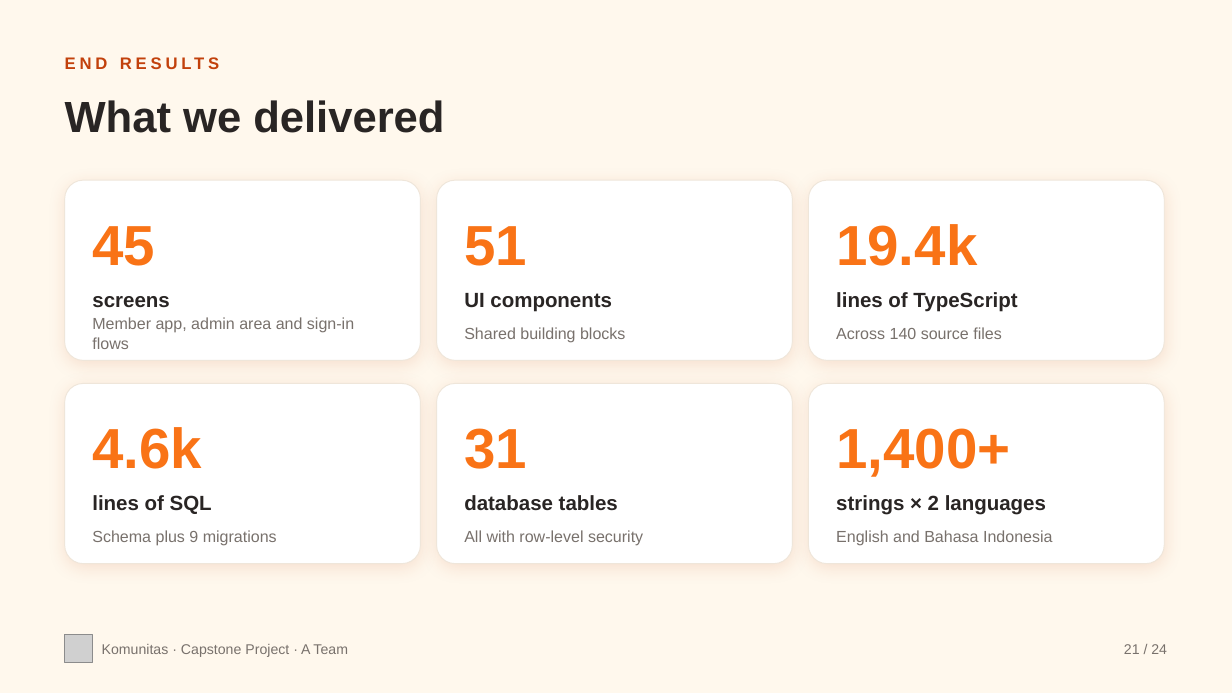
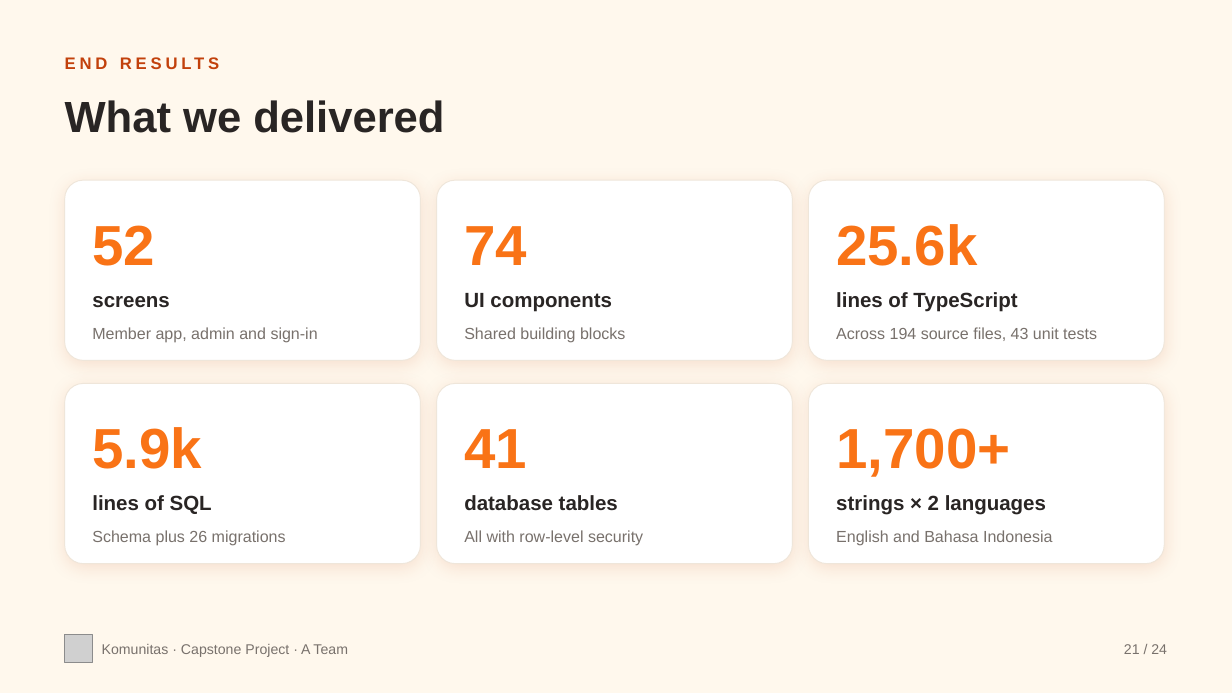
Before and after one commit to NebsPutra/Capstone-Dummy, a slide deck: slide 21 of flyer/komunitas-project-deck.pptx. Drawn at 1232x693 pixels with LibreOffice and Linux fonts; fonts in the diff are those of the drawing; grey boxes stand for pictures. Boxes give left, top, right and bottom in pixels: in the first picture for what was removed or moved away, otherwise in the second. Text is boxed around its words. In the diff, an @@ line names an element or a change of style, - is before the commit and + after.

```diff
--- a/flyer/komunitas-project-deck.pptx
+++ b/flyer/komunitas-project-deck.pptx
@@ text at (92, 225, 155, 266): text changed @@
-45
+52
@@ text at (464, 226, 527, 265): text changed @@
-51
+74
@@ text at (836, 224, 977, 266): text changed @@
-19.4k
+25.6k
@@ text at (92, 327, 318, 343): text changed @@
-Member app, admin area and sign-in flows
+Member app, admin and sign-in
@@ text at (836, 327, 1097, 341): text changed @@
-Across 140 source files
+Across 194 source files, 43 unit tests
@@ text at (92, 427, 202, 469): text changed @@
-4.6k
+5.9k
@@ text at (464, 429, 527, 468): text changed @@
-31
+41
@@ text at (836, 428, 1010, 477): text changed @@
-1,400+
+1,700+
@@ text at (92, 530, 286, 546): text changed @@
-Schema plus 9 migrations
+Schema plus 26 migrations
```
Also in this commit, not shown: 6 other slides changed, 3 other files.
